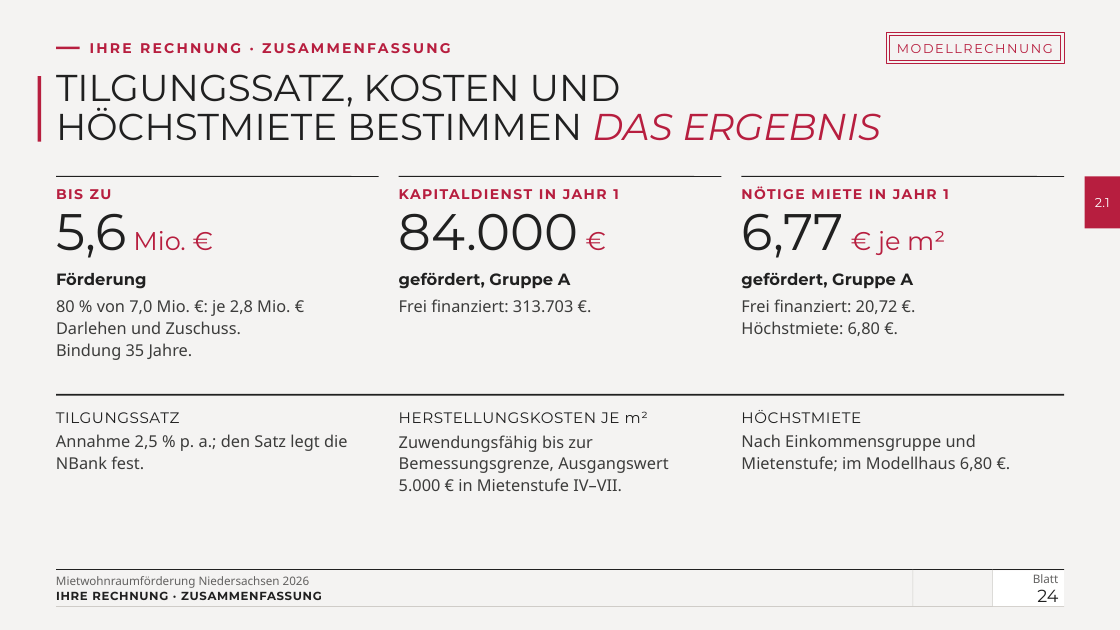
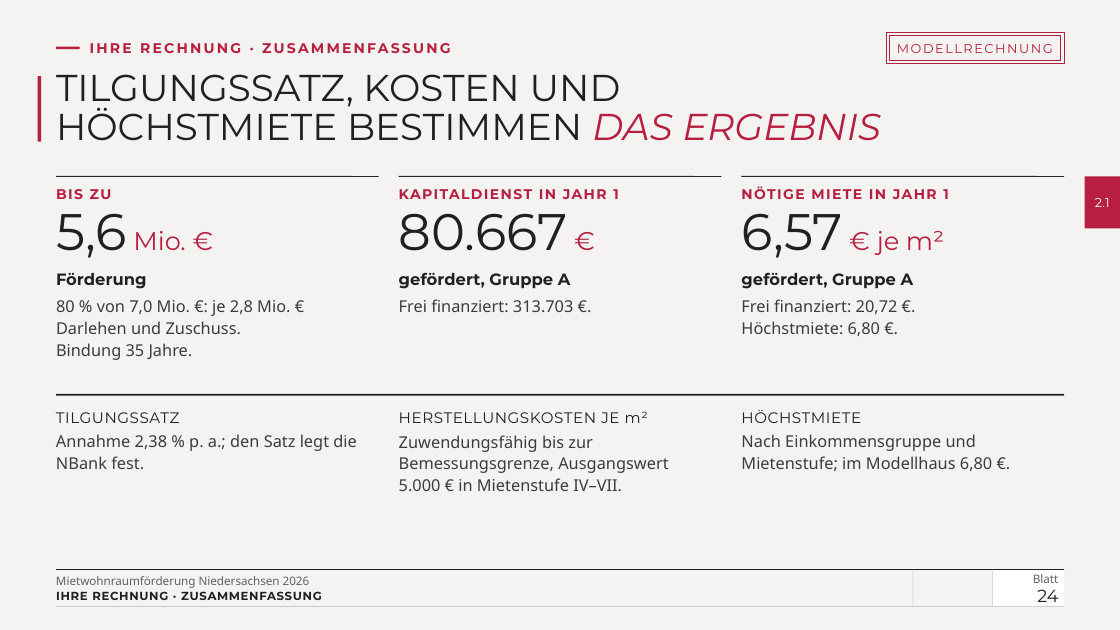
Before and after one commit to vgedaschko/NBank, a slide deck: slide 24 of praesentation/dist/PGN-Mietwohnraumfoerderung-Niedersachsen-2026-Vortrag.pptx. Drawn at 1120x630 pixels with LibreOffice and Linux fonts; fonts in the diff are those of the drawing; background and template pictures are left out. Boxes give left, top, right and bottom in pixels: in the first picture for what was removed or moved away, otherwise in the second. Text is boxed around its words. In the diff, an @@ line names an element or a change of style, - is before the commit and + after.

```diff
--- a/praesentation/dist/PGN-Mietwohnraumfoerderung-Niedersachsen-2026-Vortrag.pptx
+++ b/praesentation/dist/PGN-Mietwohnraumfoerderung-Niedersachsen-2026-Vortrag.pptx
@@ text at box(399, 213, 568, 251): text changed @@
-84.000 €
+80.667 €
@@ text at box(741, 213, 944, 258): text changed @@
-6,77 € je m²
+6,57 € je m²
@@ text at box(56, 434, 356, 469): text changed @@
-Annahme 2,5 % p. a.; den Satz legt die NBank fest.
+Annahme 2,38 % p. a.; den Satz legt die NBank fest.
```
Also in this commit, not shown: 7 other slides changed, 17 other files.
